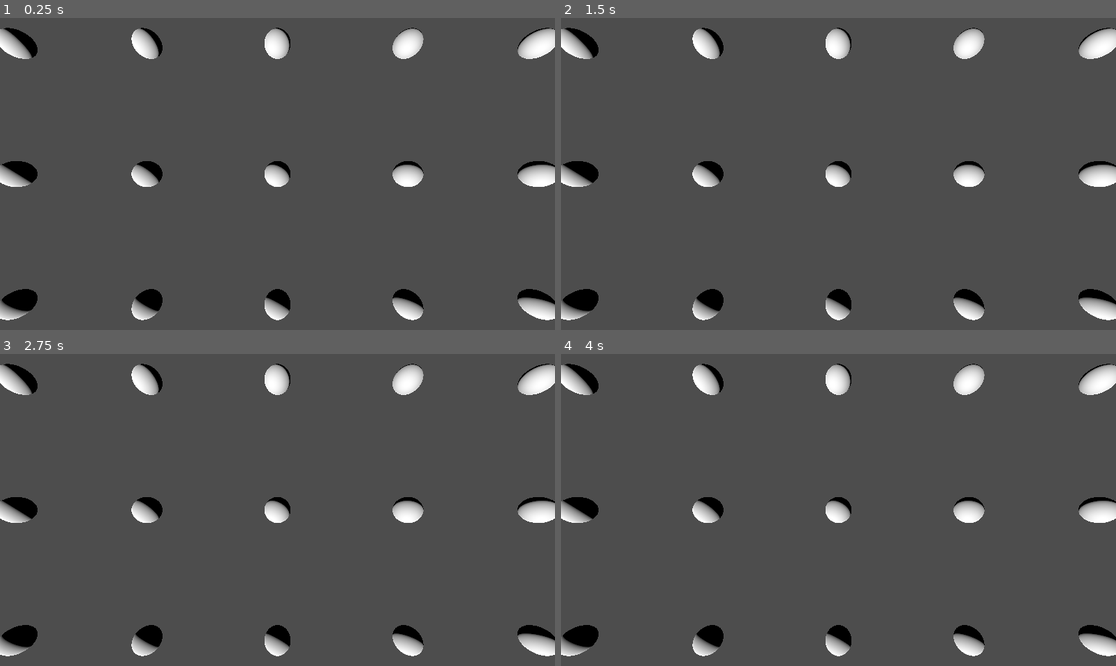
Above: before the commit, frames 1-4 (two rows, left to right).
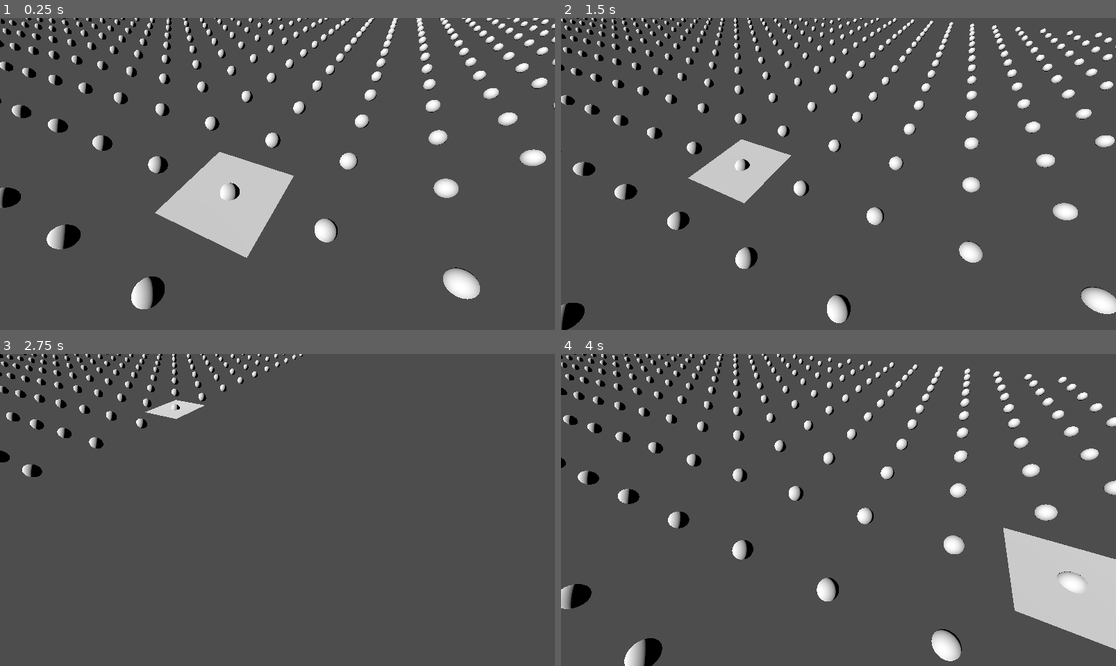
Above: after the commit, the same moments.

Repository: EvanButterfield/empires_fall
Game: Godot game, scene res://world.tscn
Same seed, same stepped clock (60 frames per second), same inputs: the game is played once before the commit and once after it.
Inputs (mouse positions are in pixels of both pictures, inside the frame that each line leads up to):
- Up to frame 1 (0.25 s): no input
- Up to frame 2 (1.5 s): tap Enter at 0.5 s; move the mouse to (960, 158) at 0.52 s; hold D (move_right, bound only after the commit) 0.53-1.28 s; tap Mouse wheel up (zoom_in, bound only after the commit) at 0.6 s; tap Mouse wheel down (zoom_out, bound only after the commit) at 0.8, 1.35 s; move the mouse to (727, 189) at 1.27 s; hold S (move_back, bound only after the commit) from 1.28 s (still down)
- Up to frame 3 (2.75 s): tap Mouse wheel up (zoom_in, bound only after the commit) at 1.55, 2.1 s; move the mouse to (333, 441) at 2.02 s; release S (move_back, bound only after the commit) at 2.03 s; hold D (move_right, bound only after the commit) from 2.03 s (still down); tap Mouse wheel down (zoom_out, bound only after the commit) at 2.3 s
- Up to frame 4 (4 s): move the mouse to (810, 572) at 2.77 s; release D (move_right, bound only after the commit) at 2.78 s; hold W (move_forward, bound only after the commit) 2.78-3.53 s; tap Mouse wheel down (zoom_out, bound only after the commit) at 2.85, 3.8 s; tap Mouse wheel up (zoom_in, bound only after the commit) at 3.05, 3.6 s; move the mouse to (1005, 556) at 3.52 s; hold A (move_left, bound only after the commit) from 3.53 s (still down)

The runs differ from the first frame. In frame 1, 17% of the frame differs, in the area x 0-100%, y 0-97%; in frame 2, 13%; in frame 3, 8.2%; in frame 4, 18%, in the area x 0-100%, y 0-100%.

Commit message:
Grid Selection

Diff:
--- /dev/null
+++ b/camera_controller.gd
@@ -0,0 +1,41 @@
+extends Node3D
+
+@export var grid: GridVisualizer
+@export var selected_grid_mesh_instance: MeshInstance3D
+
+@export var speed: float = 1.0
+
+@export var max_zoom: float = 20.0
+@export var min_zoom: float = 8.0
+@export var zoom_speed: float = 1.0
+
+@onready var camera: Camera3D = $Camera3D
+
+var selected_grid_index: int
+
+func _process(delta: float) -> void:
+	var input: Vector2 = Input.get_vector("move_left", "move_right", "move_forward", "move_back")
+	position += speed * ((basis.x * input.x) + (basis.z * input.y))
+
+	if Input.is_action_just_pressed("zoom_in"):
+		position.y -= zoom_speed
+		position.y = max(position.y, min_zoom)
+
+	if Input.is_action_just_pressed("zoom_out"):
+		position.y += zoom_speed
+		position.y = min(position.y, max_zoom)
+
+func _physics_process(delta: float) -> void:
+	var space_state: PhysicsDirectSpaceState3D = get_world_3d().direct_space_state
+	var mouse_pos: Vector2 = get_viewport().get_mouse_position()
+
+	var origin: Vector3 = camera.project_ray_origin(mouse_pos)
+	var end: Vector3 = origin + camera.project_ray_normal(mouse_pos) * 100
+	var query: PhysicsRayQueryParameters3D = PhysicsRayQueryParameters3D.create(origin, end, 2)
+
+	var result: Dictionary = space_state.intersect_ray(query)
+	if result:
+		var ground_position: Vector3 = result["position"]
+		selected_grid_index = grid.get_nearest_grid_index(ground_position.x, ground_position.z)
+		var tile_position: Vector3 = grid.get_nearest_grid_point(selected_grid_index)
+		selected_grid_mesh_instance.position = tile_position
--- a/grid.gd
+++ /dev/null
@@ -1,51 +0,0 @@
-@tool
-class_name Grid extends Node3D
-
-@export var grid_dimension: int = 2:
-	set(new_grid_dimension):
-		grid_dimension = new_grid_dimension
-		_on_changed()
-
-@export var grid_tile_size: float = 0.5:
-	set(new_grid_tile_size):
-		grid_tile_size = new_grid_tile_size
-		_on_changed()
-
-@export var mesh: Mesh:
-	set(new_mesh):
-		if mesh:
-			mesh.free()
-
-		mesh = new_mesh
-		_on_changed()
-
-@export var material: StandardMaterial3D:
-	set(new_material):
-		if material:
-			material.free()
-
-		material = new_material
-		_on_changed()
-
-func get_tile_position(x: int, y: int) -> Vector3:
-	var new_position: Vector3 = Vector3(x * grid_tile_size, 0, y * grid_tile_size)
-	return new_position
-
-func _on_changed() -> void:
-	for child in get_children():
-		child.queue_free()
-
-	var size: float = grid_dimension * grid_tile_size
-	var half_size: float = size / 2
-
-	for y_index in grid_dimension:
-		for x_index in grid_dimension:
-			var mesh_position: Vector3 = get_tile_position(x_index, y_index)
-			mesh_position.x -= half_size
-			mesh_position.z -= half_size
-
-			var mesh_instance: MeshInstance3D = MeshInstance3D.new()
-			mesh_instance.position = mesh_position
-			mesh_instance.mesh = mesh
-			mesh_instance.set_surface_override_material(0, material)
-			add_child(mesh_instance)
--- /dev/null
+++ b/grid_visualizer.gd
@@ -0,0 +1,91 @@
+@tool
+class_name GridVisualizer extends Node3D
+
+@export var selected_grid_mesh_instance: MeshInstance3D:
+	set(new_selected_grid_mesh_instance):
+		selected_grid_mesh_instance = new_selected_grid_mesh_instance
+		_on_changed()
+
+@export var grid_dimension: int = 2:
+	set(new_grid_dimension):
+		grid_dimension = new_grid_dimension
+		if grid_dimension < 0:
+			grid_dimension = 0
+		if grid_dimension > 128:
+			grid_dimension = 128
+
+		_on_changed()
+
+var half_grid_tile_size: float = 0.25
+@export var grid_tile_size: float = 0.5:
+	set(new_grid_tile_size):
+		grid_tile_size = new_grid_tile_size
+		half_grid_tile_size = grid_tile_size / 2
+		_on_changed()
+
+@export var mesh: Mesh:
+	set(new_mesh):
+		if mesh:
+			mesh.free()
+
+		mesh = new_mesh
+		_on_changed()
+
+@export var material: StandardMaterial3D:
+	set(new_material):
+		if material:
+			material.free()
+
+		material = new_material
+		_on_changed()
+
+var a_star: AStar3D = null
+
+func get_tile_position(x: int, y: int) -> Vector3:
+	var new_position: Vector3 = Vector3(x * grid_tile_size, 0, y * grid_tile_size)
+	return new_position
+
+func get_nearest_grid_index(x_pos: float, z_pos: float) -> int:
+	var test_position: Vector3 = Vector3(x_pos, 0, z_pos)
+	var closest_index: int = a_star.get_closest_point(test_position)
+	return closest_index
+
+func get_nearest_grid_point(index: int) -> Vector3:
+	return a_star.get_point_position(index)
+
+func _on_changed() -> void:
+	if a_star:
+		a_star.clear()
+	else:
+		a_star = AStar3D.new()
+
+	if selected_grid_mesh_instance:
+		selected_grid_mesh_instance.mesh.size.x = grid_tile_size
+		selected_grid_mesh_instance.mesh.size.y = grid_tile_size
+
+	for child in get_children():
+		child.queue_free()
+
+	var size: float = grid_dimension * grid_tile_size
+	var half_size: float = size / 2
+
+	var index: int = 0
+	for y_index in grid_dimension:
+		for x_index in grid_dimension:
+			var mesh_position: Vector3 = get_tile_position(x_index, y_index)
+			mesh_position.x -= half_size
+			mesh_position.z -= half_size
+
+			var mesh_instance: MeshInstance3D = MeshInstance3D.new()
+			mesh_instance.position = mesh_position
+			mesh_instance.mesh = mesh
+			mesh_instance.material_override = material
+			add_child(mesh_instance)
+
+			a_star.add_point(index, mesh_position)
+			if (y_index - 1) >= 0:
+				a_star.connect_points(index, index - grid_dimension)
+			if (x_index - 1) >= 0:
+				a_star.connect_points(index, index - 1)
+
+			index += 1
--- a/project.godot
+++ b/project.godot
@@ -10,7 +10,44 @@
 
 [application]
 
-config/name="built_to_scale"
+config/name="Empires Fall"
 run/main_scene="res://world.tscn"
 config/features=PackedStringArray("4.2", "Forward Plus")
 config/icon="res://icon.svg"
+
+[input]
+
+move_left={
+"deadzone": 0.5,
+"events": [Object(InputEventKey,"resource_local_to_scene":false,"resource_name":"","device":-1,"window_id":0,"alt_pressed":false,"shift_pressed":false,"ctrl_pressed":false,"meta_pressed":false,"pressed":false,"keycode":0,"physical_keycode":65,"key_label":0,"unicode":97,"echo":false,"script":null)
+]
+}
+move_right={
+"deadzone": 0.5,
+"events": [Object(InputEventKey,"resource_local_to_scene":false,"resource_name":"","device":-1,"window_id":0,"alt_pressed":false,"shift_pressed":false,"ctrl_pressed":false,"meta_pressed":false,"pressed":false,"keycode":0,"physical_keycode":68,"key_label":0,"unicode":100,"echo":false,"script":null)
+]
+}
+move_forward={
+"deadzone": 0.5,
+"events": [Object(InputEventKey,"resource_local_to_scene":false,"resource_name":"","device":-1,"window_id":0,"alt_pressed":false,"shift_pressed":false,"ctrl_pressed":false,"meta_pressed":false,"pressed":false,"keycode":0,"physical_keycode":87,"key_label":0,"unicode":119,"echo":false,"script":null)
+]
+}
+move_back={
+"deadzone": 0.5,
+"events": [Object(InputEventKey,"resource_local_to_scene":false,"resource_name":"","device":-1,"window_id":0,"alt_pressed":false,"shift_pressed":false,"ctrl_pressed":false,"meta_pressed":false,"pressed":false,"keycode":0,"physical_keycode":83,"key_label":0,"unicode":115,"echo":false,"script":null)
+]
+}
+zoom_in={
+"deadzone": 0.5,
+"events": [Object(InputEventMouseButton,"resource_local_to_scene":false,"resource_name":"","device":-1,"window_id":0,"alt_pressed":false,"shift_pressed":false,"ctrl_pressed":false,"meta_pressed":false,"button_mask":0,"position":Vector2(0, 0),"global_position":Vector2(0, 0),"factor":1.0,"button_index":4,"canceled":false,"pressed":false,"double_click":false,"script":null)
+]
+}
+zoom_out={
+"deadzone": 0.5,
+"events": [Object(InputEventMouseButton,"resource_local_to_scene":false,"resource_name":"","device":-1,"window_id":0,"alt_pressed":false,"shift_pressed":false,"ctrl_pressed":false,"meta_pressed":false,"button_mask":0,"position":Vector2(0, 0),"global_position":Vector2(0, 0),"factor":1.0,"button_index":5,"canceled":false,"pressed":false,"double_click":false,"script":null)
+]
+}
+
+[layer_names]
+
+3d_physics/layer_2="Grid"
--- a/world.tscn
+++ b/world.tscn
@@ -1,22 +1,49 @@
-[gd_scene load_steps=4 format=3 uid="uid://kj45ecayg2ke"]
+[gd_scene load_steps=8 format=3 uid="uid://kj45ecayg2ke"]
 
-[ext_resource type="Script" path="res://grid.gd" id="1_i30up"]
+[ext_resource type="Script" path="res://grid_visualizer.gd" id="1_27pgn"]
+[ext_resource type="Script" path="res://camera_controller.gd" id="2_rplq2"]
 
-[sub_resource type="SphereMesh" id="SphereMesh_ghq0k"]
+[sub_resource type="WorldBoundaryShape3D" id="WorldBoundaryShape3D_lr8q4"]
 
-[sub_resource type="StandardMaterial3D" id="StandardMaterial3D_huqis"]
+[sub_resource type="SphereMesh" id="SphereMesh_dtxos"]
+
+[sub_resource type="StandardMaterial3D" id="StandardMaterial3D_h6pug"]
+
+[sub_resource type="QuadMesh" id="QuadMesh_5hdyd"]
+size = Vector2(5, 5)
+
+[sub_resource type="StandardMaterial3D" id="StandardMaterial3D_dpv3y"]
 
 [node name="World" type="Node3D"]
 
-[node name="Grid" type="Node3D" parent="."]
-script = ExtResource("1_i30up")
-grid_dimension = 64
+[node name="Grid" type="StaticBody3D" parent="."]
+collision_layer = 2
+collision_mask = 0
+
+[node name="CollisionShape3D" type="CollisionShape3D" parent="Grid"]
+shape = SubResource("WorldBoundaryShape3D_lr8q4")
+
+[node name="GridVisualizer" type="Node3D" parent="Grid" node_paths=PackedStringArray("selected_grid_mesh_instance")]
+script = ExtResource("1_27pgn")
+selected_grid_mesh_instance = NodePath("../../SelectedGrid")
+grid_dimension = 32
 grid_tile_size = 5.0
-mesh = SubResource("SphereMesh_ghq0k")
-material = SubResource("StandardMaterial3D_huqis")
-
-[node name="Camera3D" type="Camera3D" parent="."]
-transform = Transform3D(1, 0, 0, 0, -4.37114e-08, 1, 0, -1, -4.37114e-08, 0, 7.81818, 0)
+mesh = SubResource("SphereMesh_dtxos")
+material = SubResource("StandardMaterial3D_h6pug")
 
 [node name="DirectionalLight3D" type="DirectionalLight3D" parent="."]
 transform = Transform3D(0.904314, -2.69506e-08, -0.426869, 0.265761, 0.782554, 0.56301, 0.334048, -0.622583, 0.707674, 0, 0, 0)
+
+[node name="Head" type="Node3D" parent="." node_paths=PackedStringArray("grid", "selected_grid_mesh_instance")]
+transform = Transform3D(0.906308, 0, 0.422618, 0, 1, 0, -0.422618, 0, 0.906308, 0, 8, 0)
+script = ExtResource("2_rplq2")
+grid = NodePath("../Grid/GridVisualizer")
+selected_grid_mesh_instance = NodePath("../SelectedGrid")
+
+[node name="Camera3D" type="Camera3D" parent="Head"]
+transform = Transform3D(1, 0, 0, 0, 0.707107, 0.707107, 0, -0.707107, 0.707107, 0, 0, 0)
+
+[node name="SelectedGrid" type="MeshInstance3D" parent="."]
+transform = Transform3D(1, 0, 0, 0, -4.37114e-08, 1, 0, -1, -4.37114e-08, 2.5, 0, 2.5)
+mesh = SubResource("QuadMesh_5hdyd")
+surface_material_override/0 = SubResource("StandardMaterial3D_dpv3y")
